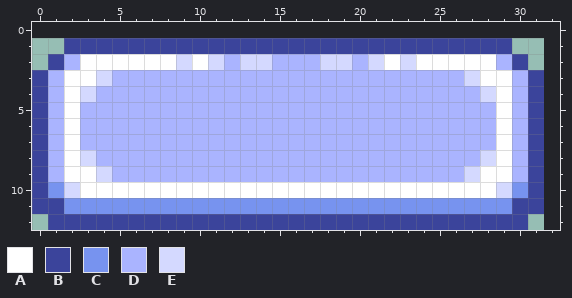
Two states of a pixel-art file, Template/Template.aseprite. Above, as it was before the edit.
32x12 pixels, 1 frame. The old version is drawn lined up with the new one, on the new canvas.
Palette (. is transparent): A #ffffff  B #3b449b  C #7793ef  D #aab4ff  E #d4d9ff
Pixels before, first column x 0:
 1 ..BBBBBBBBBBBBBBBBBBBBBBBBBBBB..
 2 .BDAAAAAAEAEDEEDDDEEDEAEAAAAADB.
 3 BDAAEDDDDDDDDDDDDDDDDDDDDDDEAADB
 4 BDAEDDDDDDDDDDDDDDDDDDDDDDDDEADB
 5 BDADDDDDDDDDDDDDDDDDDDDDDDDDDADB
 6 BDADDDDDDDDDDDDDDDDDDDDDDDDDDADB
 7 BDADDDDDDDDDDDDDDDDDDDDDDDDDDADB
 8 BDAEDDDDDDDDDDDDDDDDDDDDDDDDEADB
 9 BDAAEDDDDDDDDDDDDDDDDDDDDDDEAADB
10 BCEAAAAAAAAAAAAAAAAAAAAAAAAAAECB
11 BBCCCCCCCCCCCCCCCCCCCCCCCCCCCCBB
12 .BBBBBBBBBBBBBBBBBBBBBBBBBBBBBB.
Once edited:
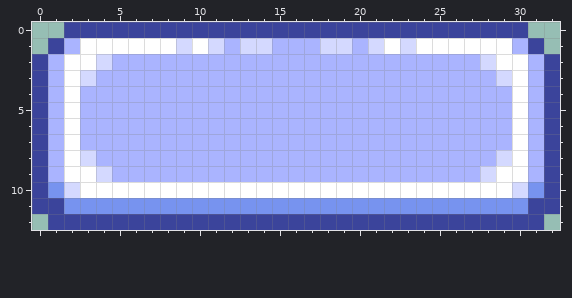
Change:
canvas 32x12 -> 33x13, the old top-left corner now at 0,1
y 0: x 2..30 ............................. -> BBBBBBBBBBBBBBBBBBBBBBBBBBBBB
y 1: x 1..31 .BBBBBBBBBBBBBBBBBBBBBBBBBBBB.. -> BDAAAAAAEAEDEEDDDEEDEAEAAAAAADB
y 2: x 0..2 .BD -> BDA; x 4..11 AAAAAEAE -> EDDDDDDD; x 13..14 EE -> DD; x 18..19 EE -> DD; x 21..32 EAEAAAAADB.. -> DDDDDDDEAADB
y 3: x 3..4 AE -> ED; x 27..32 EAADB. -> DDEADB
y 4: x 3 E -> D; x 28..32 EADB. -> DDADB
y 5..7: x 29..32 ADB. -> DADB
y 8: x 28..32 EADB. -> DEADB
y 9: x 27..28 EA -> DE; x 30..32 DB. -> ADB
y 10: x 29..32 ECB. -> AECB
y 11: x 30 B -> C; x 32 . -> B
y 12: x 31 . -> B
